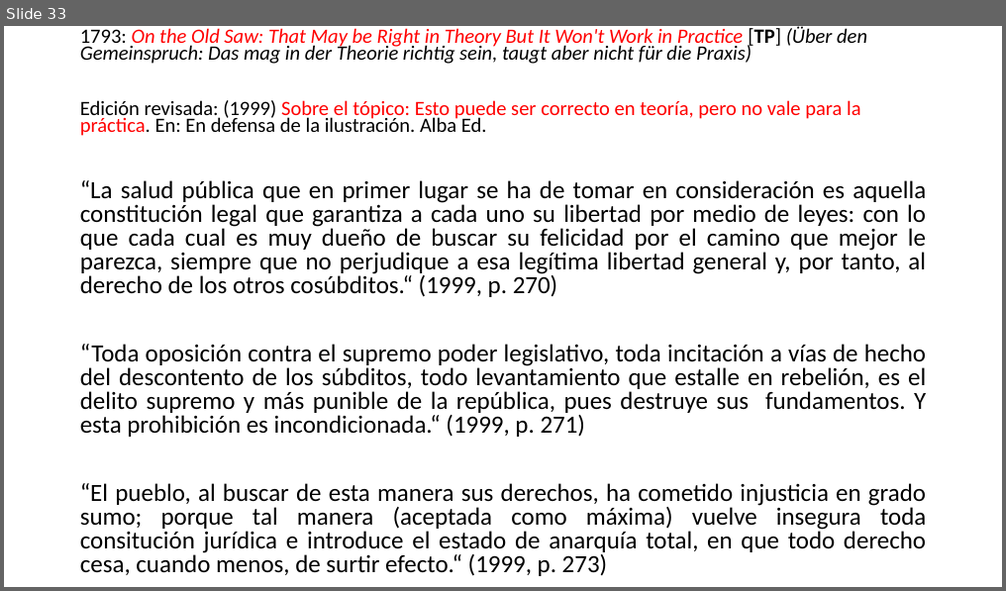
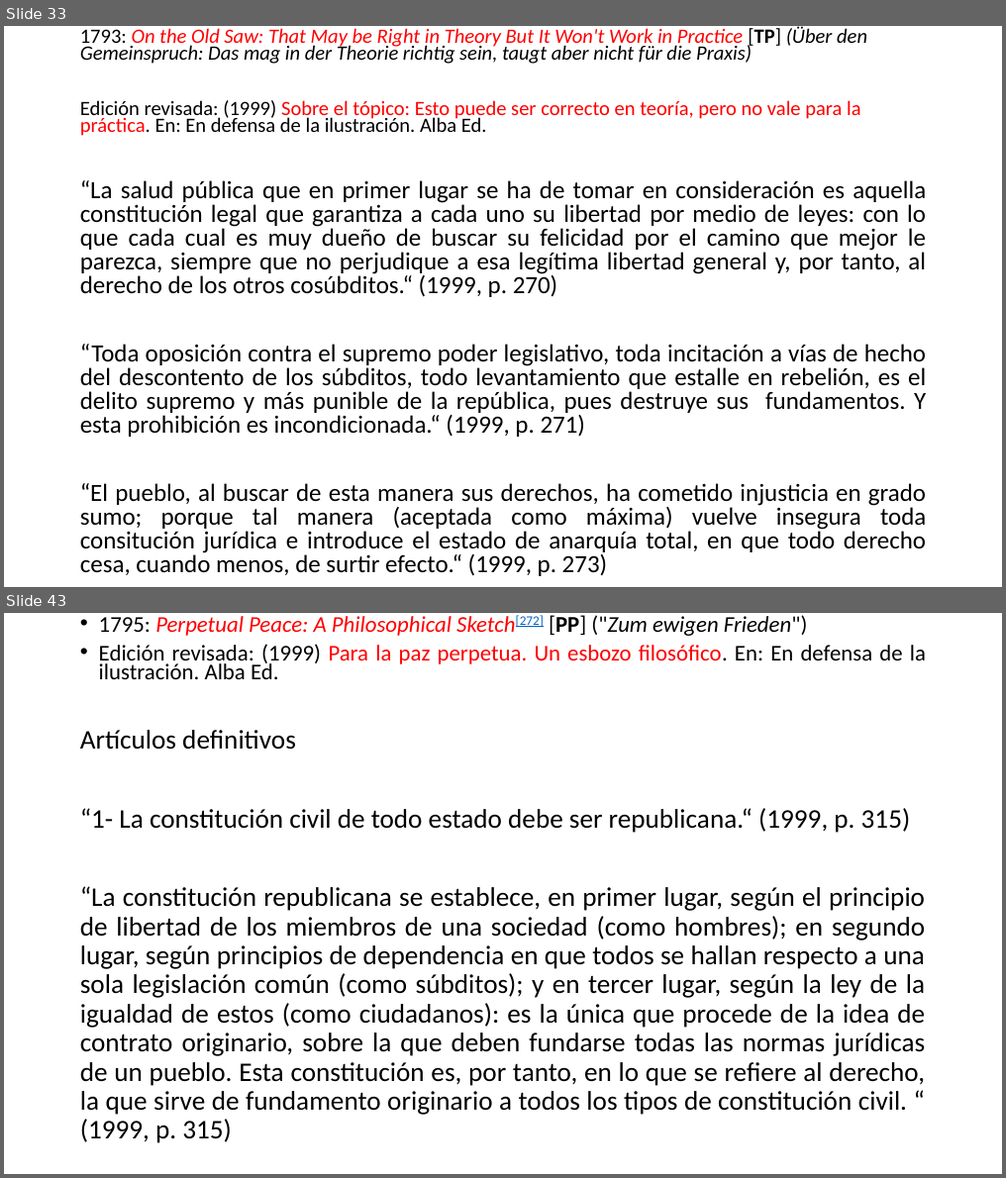
Before and after one commit to zaboltar/ArchaeologyJourney, a slide deck: DigSite/New Arcaism/uarm 2025 2/kant republica ciudadanía.pptx. Shown one above the other, each under a label of ours: slide 33 before the commit, slides 33 and 43 after it; the slides between them are not shown. The pictures are 1006x591 and 1006x1178 pixels, drawn with LibreOffice and Linux fonts; fonts in the diff are those of the drawing. Boxes give left, top, right and bottom in pixels: in the first picture for what was removed or moved away, otherwise in the second. Text is boxed around its words. In the diff, an @@ line names an element or a change of style, - is before the commit and + after.

```diff
--- a/DigSite/New Arcaism/uarm 2025 2/kant republica ciudadanía.pptx
+++ b/DigSite/New Arcaism/uarm 2025 2/kant republica ciudadanía.pptx
@@ slide 43 added at [4, 613, 1002, 1174], background #FFFFFF @@
@@ text added at [99, 615, 926, 679], 21.7 pt, text #000000 @@
+• 1795: Perpetual Peace: A Philosophical Sketch[272] [PP] ("Zum ewigen Frieden")
+• Edición revisada: (1999) Para la paz perpetua. Un esbozo filosófico. En: En defensa de la ilustración. Alba Ed.
@@ text added at [80, 730, 925, 1144], 25.9 pt, text #000000 @@
+Artículos definitivos
+“1- La constitución civil de todo estado debe ser republicana.“ (1999, p. 315)
+“La constitución republicana se establece, en primer lugar, según el principio de libertad de los miembros de una sociedad (como hombres); en segundo lugar, según principios de dependencia en que todos se hallan respecto a una sola legislación común (como súbditos); y en tercer lugar, según la ley de la igualdad de estos (como ciudadanos): es la única que procede de la idea de contrato originario, sobre la que deben fundarse todas las normas jurídicas de un pueblo. Esta constitución es, por tanto, en lo que se refiere al derecho, la que sirve de fundamento originario a todos los tipos de constitución civil. “ (1999, p. 315)
```
Also in this commit, not shown: 3 slides changed, 23 other slides added, 14 other files.
